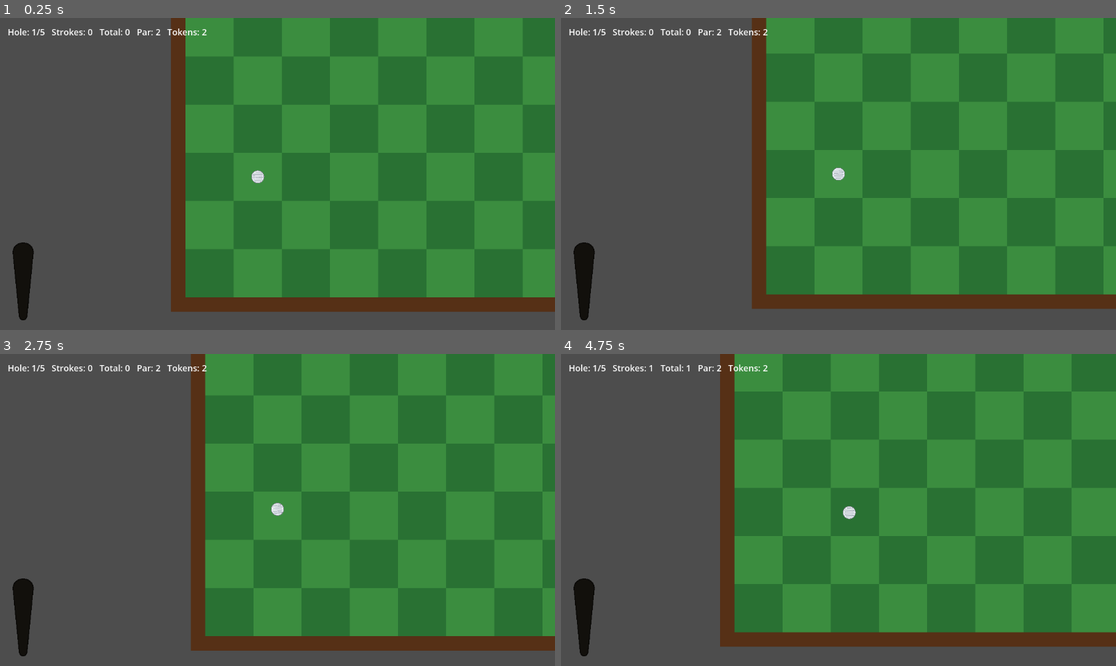
Above: before the commit, frames 1-4 (two rows, left to right).
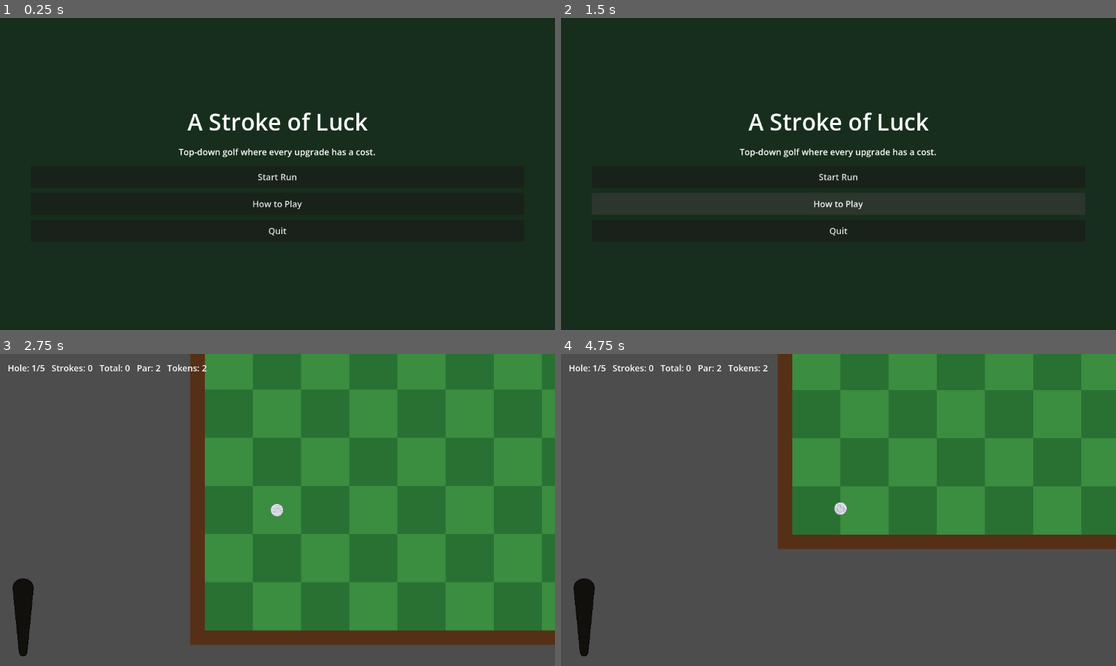
Above: after the commit, the same moments.

Repository: SirInfinite/a-stroke-of-luck
Game: Godot game, scene res://scenes/title_screen.tscn
The game is run twice, just before and just after one commit, with the same random seed, the same clock (stepped at 60 frames per second) and the same inputs. Before the commit the project starts from res://scenes/main.tscn.
Inputs (mouse positions are in pixels of both pictures, inside the frame that each line leads up to):
- Up to frame 1 (0.25 s): no input
- Up to frame 2 (1.5 s): click (838, 205) at 0.5 s, where only the run after the commit has a clickable "How to Play"; click (838, 155) at 1.25 s, where only the run after the commit has a clickable "How to Play"
- Up to frame 3 (2.75 s): click (277, 513) at 2 s, where only the run after the commit has a clickable "Start Run"
- Up to frame 4 (4.75 s): tap Enter at 2.75 s; drag from (838, 510) to (894, 441) at 2.77 s; drag from (727, 525) to (810, 572) at 3.52 s; move the mouse to (894, 441) at 4.27 s; press the mouse at (894, 441) at 4.28 s; hold Right (ui_right) from 4.28 s (still down); tap Space at 4.35 s

The runs differ from the first frame. In frame 1, 100% of the frame differs, in the area x 0-100%, y 0-100%; in frame 2, 100%; in frame 3, 8.2%; in frame 4, 60%.

Commit message:
Add title screen and visual polish
Add a title screen with menu, how-to-play panel, and game restart flow. Enhance visuals with camera shake on wall hits, ball squash animation on shots, water splash effects, and a hole completion banner. Add run summary screen showing total strokes, score to par, and cards purchased. Include AudioManager framework for sound effects.

Diff:
--- a/project.godot
+++ b/project.godot
@@ -11,7 +11,7 @@
 [application]
 
 config/name="A Stroke Of Luck"
-run/main_scene="res://scenes/main.tscn"
+run/main_scene="res://scenes/title_screen.tscn"
 config/features=PackedStringArray("4.6", "Forward Plus")
 config/icon="res://assets/icon.svg"
 
--- /dev/null
+++ b/scenes/title_screen.tscn
@@ -0,0 +1,12 @@
+[gd_scene load_steps=2 format=3]
+
+[ext_resource type="Script" path="res://scripts/title_screen.gd" id="1_kj1n5"]
+
+[node name="TitleScreen" type="Control"]
+layout_mode = 3
+anchors_preset = 15
+anchor_right = 1.0
+anchor_bottom = 1.0
+grow_horizontal = 2
+grow_vertical = 2
+script = ExtResource("1_kj1n5")
--- /dev/null
+++ b/scripts/audio_manager.gd
@@ -0,0 +1,50 @@
+class_name AudioManager
+extends Node
+
+# Place audio files in res://assets/audio/ with these names, or update SFX_PATHS.
+# Suggested formats: .wav for short low-latency effects, .ogg for compressed effects.
+const SFX_PATHS := {
+	"shot": "res://assets/audio/shot.wav",
+	"wall_hit": "res://assets/audio/wall_hit.wav",
+	"hole_sink": "res://assets/audio/hole_sink.wav",
+	"water_reset": "res://assets/audio/water_reset.wav",
+	"card_purchase": "res://assets/audio/card_purchase.wav",
+	"shop_open": "res://assets/audio/shop_open.wav",
+	"ui_click": "res://assets/audio/ui_click.wav"
+}
+
+var sfx_cache: Dictionary = {}
+
+
+func play_sfx(sfx_name: String) -> void:
+	var stream := _get_sfx_stream(sfx_name)
+	if not stream:
+		return
+
+	var player := AudioStreamPlayer.new()
+	player.stream = stream
+	player.finished.connect(player.queue_free)
+	add_child(player)
+	player.play()
+
+
+func _get_sfx_stream(sfx_name: String) -> AudioStream:
+	if sfx_cache.has(sfx_name):
+		return sfx_cache[sfx_name]
+
+	if not SFX_PATHS.has(sfx_name):
+		push_warning("Unknown sound effect: %s" % sfx_name)
+		return null
+
+	var path: String = SFX_PATHS[sfx_name]
+	if not ResourceLoader.exists(path):
+		push_warning("Missing sound effect file for %s at %s" % [sfx_name, path])
+		return null
+
+	var stream := load(path) as AudioStream
+	if not stream:
+		push_warning("Sound effect file is not an AudioStream: %s" % path)
+		return null
+
+	sfx_cache[sfx_name] = stream
+	return stream
--- a/scripts/golf_ball.gd
+++ b/scripts/golf_ball.gd
@@ -3,6 +3,7 @@
 signal shot_finished
 signal sink_animation_finished
 signal hazard_sink_finished
+signal wall_hit
 
 @export var max_impulse := 900.0
 @export var max_drag_distance := 180.0
@@ -42,9 +43,13 @@
 var impulse_multiplier := 1.0
 var drag_multiplier := 1.0
 var trajectory_dot_bonus := 0
+var ball_art_tween: Tween
 
 
 func _ready() -> void:
+	contact_monitor = true
+	max_contacts_reported = 4
+	body_entered.connect(_on_body_entered)
 	_create_ball_art()
 	keyboard_power = keyboard_starting_power
 	power_gradient = Gradient.new()
@@ -154,6 +159,7 @@
 	shot_in_progress = true
 	stopped_frames = 0
 	sleeping = false
+	_play_shot_pulse()
 	apply_central_impulse(impulse)
 
 
@@ -173,11 +179,27 @@
 	freeze = false
 	visible = true
 	scale = Vector2.ONE
+	ball_art.scale = Vector2.ONE
 	linear_velocity = Vector2.ZERO
 	angular_velocity = 0.0
 	position = new_position
 	collision_shape.set_deferred("disabled", false)
 	_hide_previews()
+
+
+func _on_body_entered(body: Node) -> void:
+	if body is StaticBody2D and body.name != "Green" and linear_velocity.length() > stopped_speed:
+		wall_hit.emit()
+
+
+func _play_shot_pulse() -> void:
+	if ball_art_tween:
+		ball_art_tween.kill()
+
+	ball_art.scale = Vector2.ONE
+	ball_art_tween = create_tween()
+	ball_art_tween.tween_property(ball_art, "scale", Vector2(1.18, 0.86), 0.06).set_trans(Tween.TRANS_QUAD).set_ease(Tween.EASE_OUT)
+	ball_art_tween.tween_property(ball_art, "scale", Vector2.ONE, 0.12).set_trans(Tween.TRANS_BACK).set_ease(Tween.EASE_OUT)
 
 
 func sink_to(hole_position: Vector2) -> void:
--- a/scripts/main.gd
+++ b/scripts/main.gd
@@ -10,6 +10,9 @@
 const SAND_DAMP := 12.0
 const SAND_ENTRY_SPEED_SCALE := 0.35
 const DIRECTION_PUSH_FORCE := 950.0
+const CAMERA_SHAKE_DURATION := 0.14
+const CAMERA_SHAKE_INTENSITY := 5.0
+const HOLE_COMPLETE_BANNER_DURATION := 0.9
 
 class PowerMeter:
 	extends Control
@@ -156,11 +159,14 @@
 var total_strokes := 0
 var tokens := STARTING_TOKENS
 var level_elapsed := 0.0
+var run_elapsed := 0.0
 var ball: RigidBody2D
 var camera: Camera2D
 var level_builder
 var level_root: Node2D
 var normal_ball_linear_damp := 0.0
+var camera_shake_time := 0.0
+var camera_shake_intensity := 0.0
 var active_sand_tiles := 0
 var active_direction_pushes: Array[Vector2] = []
 var hazard_resetting := false
@@ -178,6 +184,9 @@
 var debug_visible := false
 var power_meter: PowerMeter
 var loading_next_level := false
+var hole_complete_banner: Control
+var run_summary_overlay: Control
+var run_summary_label: Label
 var shop_manager
 var impulse_modifier := 1.0
 var drag_modifier := 1.0
@@ -197,7 +206,9 @@
 func _process(delta: float) -> void:
 	if not loading_next_level:
 		level_elapsed += delta
+		run_elapsed += delta
 	_center_camera_on_ball()
+	_update_camera_shake(delta)
 	_update_status()
 
 
@@ -210,7 +221,7 @@
 
 
 func _input(event: InputEvent) -> void:
-	if event.is_action_pressed("reset_level"):
+	if event.is_action_pressed("reset_level") and not (run_summary_overlay and run_summary_overlay.visible):
 		_reset_current_level()
 	if event.is_action_pressed("toggle_debug"):
 		_toggle_debug_hud()
@@ -225,6 +236,7 @@
 
 	ball = BALL_SCENE.instantiate()
 	ball.shot_finished.connect(_on_ball_shot_finished)
+	ball.wall_hit.connect(_on_ball_wall_hit)
 	add_child(ball)
 	normal_ball_linear_damp = ball.linear_damp
 
@@ -269,6 +281,9 @@
 	power_meter.offset_bottom = -16.0
 	canvas_layer.add_child(power_meter)
 
+	_create_hole_complete_banner(canvas_layer)
+	_create_run_summary_overlay(canvas_layer)
+
 	shop_manager = ShopManagerScript.new()
 	shop_manager.card_bought.connect(_on_shop_card_bought)
 	add_child(shop_manager)
@@ -304,9 +319,13 @@
 		ball.sink_to(level_builder.level_point(level, "hole", "hole_cell"))
 		tokens += _token_reward_for_score(strokes + 1, level.par)
 		await ball.sink_animation_finished
-		_show_shop(level_index + 1)
-		await shop_manager.continued
-		_load_level(level_index + 1)
+		await _show_hole_complete_banner()
+		if level_index == levels.size() - 1:
+			_show_run_summary()
+		else:
+			_show_shop(level_index + 1)
+			await shop_manager.continued
+			_load_level(level_index + 1)
 
 
 func _on_sand_body_entered(body: Node2D) -> void:
@@ -335,6 +354,7 @@
 	active_sand_tiles = 0
 	active_direction_pushes.clear()
 	ball.linear_damp = normal_ball_linear_damp
+	_create_splash_effect(water_position)
 	ball.sink_for_reset(water_position)
 	await ball.hazard_sink_finished
 	var level: Dictionary = levels[level_index]
@@ -360,6 +380,11 @@
 	strokes += 1
 	total_strokes += 1
 	_update_status()
+
+
+func _on_ball_wall_hit() -> void:
+	camera_shake_time = CAMERA_SHAKE_DURATION
+	camera_shake_intensity = CAMERA_SHAKE_INTENSITY
 
 
 func _reset_current_level() -> void:
@@ -377,6 +402,22 @@
 	hazard_resetting = false
 	if ball:
 		ball.linear_damp = normal_ball_linear_damp
+
+
+func _update_camera_shake(delta: float) -> void:
+	if not camera:
+		return
+
+	if camera_shake_time <= 0.0:
+		camera.offset = Vector2.ZERO
+		return
+
+	camera_shake_time = maxf(camera_shake_time - delta, 0.0)
+	var fade := camera_shake_time / CAMERA_SHAKE_DURATION
+	camera.offset = Vector2(
+		randf_range(-camera_shake_intensity, camera_shake_intensity),
+		randf_range(-camera_shake_intensity, camera_shake_intensity)
+	) * fade
 
 
 func _update_status() -> void:
@@ -441,6 +482,152 @@
 	return reward + reward_bonus
 
 
+func _create_hole_complete_banner(parent: CanvasLayer) -> void:
+	hole_complete_banner = PanelContainer.new()
+	hole_complete_banner.visible = false
+	hole_complete_banner.mouse_filter = Control.MOUSE_FILTER_IGNORE
+	hole_complete_banner.set_anchors_preset(Control.PRESET_TOP_WIDE)
+	hole_complete_banner.offset_left = 220.0
+	hole_complete_banner.offset_top = 42.0
+	hole_complete_banner.offset_right = -220.0
+	hole_complete_banner.offset_bottom = 106.0
+	parent.add_child(hole_complete_banner)
+
+	var label := Label.new()
+	label.text = "Hole Complete"
+	label.horizontal_alignment = HORIZONTAL_ALIGNMENT_CENTER
+	label.vertical_alignment = VERTICAL_ALIGNMENT_CENTER
+	label.add_theme_font_size_override("font_size", 30)
+	hole_complete_banner.add_child(label)
+
+
+func _show_hole_complete_banner() -> void:
+	hole_complete_banner.visible = true
+	hole_complete_banner.modulate = Color(1.0, 1.0, 1.0, 0.0)
+	hole_complete_banner.scale = Vector2(0.92, 0.92)
+
+	var tween := create_tween()
+	tween.tween_property(hole_complete_banner, "modulate:a", 1.0, 0.12).set_trans(Tween.TRANS_QUAD).set_ease(Tween.EASE_OUT)
+	tween.parallel().tween_property(hole_complete_banner, "scale", Vector2.ONE, 0.18).set_trans(Tween.TRANS_BACK).set_ease(Tween.EASE_OUT)
+	tween.tween_interval(HOLE_COMPLETE_BANNER_DURATION)
+	tween.tween_property(hole_complete_banner, "modulate:a", 0.0, 0.16).set_trans(Tween.TRANS_QUAD).set_ease(Tween.EASE_IN)
+	await tween.finished
+	hole_complete_banner.visible = false
+
+
+func _create_splash_effect(pos: Vector2) -> void:
+	var splash := Node2D.new()
+	splash.position = pos
+	splash.z_index = 4
+	level_root.add_child(splash)
+
+	var ring := Line2D.new()
+	ring.width = 3.0
+	ring.default_color = Color(0.75, 0.95, 1.0, 0.95)
+	ring.closed = true
+	ring.points = _ellipse_points(Vector2(18.0, 10.0), 28)
+	splash.add_child(ring)
+
+	for i in range(8):
+		var angle := TAU * float(i) / 8.0
+		var direction := Vector2(cos(angle), sin(angle))
+		var droplet := Line2D.new()
+		droplet.width = 2.0
+		droplet.default_color = Color(0.65, 0.9, 1.0, 0.85)
+		droplet.points = PackedVector2Array([direction * 10.0, direction * 22.0])
+		splash.add_child(droplet)
+
+	var tween := create_tween()
+	tween.set_parallel(true)
+	tween.tween_property(splash, "scale", Vector2(1.8, 1.8), 0.35).set_trans(Tween.TRANS_QUAD).set_ease(Tween.EASE_OUT)
+	tween.tween_property(splash, "modulate:a", 0.0, 0.35).set_trans(Tween.TRANS_QUAD).set_ease(Tween.EASE_IN)
+	tween.chain().tween_callback(splash.queue_free)
+
+
+func _ellipse_points(radii: Vector2, segments: int) -> PackedVector2Array:
+	var points := PackedVector2Array()
+	for i in range(segments):
+		var angle := TAU * float(i) / float(segments)
+		points.append(Vector2(cos(angle) * radii.x, sin(angle) * radii.y))
+	return points
+
+
+func _create_run_summary_overlay(parent: CanvasLayer) -> void:
+	run_summary_overlay = PanelContainer.new()
+	run_summary_overlay.visible = false
+	run_summary_overlay.mouse_filter = Control.MOUSE_FILTER_STOP
+	run_summary_overlay.set_anchors_preset(Control.PRESET_FULL_RECT)
+	parent.add_child(run_summary_overlay)
+
+	var margin := MarginContainer.new()
+	margin.add_theme_constant_override("margin_left", 64)
+	margin.add_theme_constant_override("margin_top", 48)
+	margin.add_theme_constant_override("margin_right", 64)
+	margin.add_theme_constant_override("margin_bottom", 48)
+	run_summary_overlay.add_child(margin)
+
+	var layout := VBoxContainer.new()
+	layout.alignment = BoxContainer.ALIGNMENT_CENTER
+	layout.add_theme_constant_override("separation", 16)
+	margin.add_child(layout)
+
+	var title := Label.new()
+	title.text = "Run Complete"
+	title.horizontal_alignment = HORIZONTAL_ALIGNMENT_CENTER
+	title.add_theme_font_size_override("font_size", 36)
+	layout.add_child(title)
+
+	run_summary_label = Label.new()
+	run_summary_label.horizontal_alignment = HORIZONTAL_ALIGNMENT_CENTER
+	run_summary_label.add_theme_font_size_override("font_size", 20)
+	layout.add_child(run_summary_label)
+
+	var restart_button := Button.new()
+	restart_button.text = "Restart Run"
+	restart_button.custom_minimum_size = Vector2(260, 46)
+	restart_button.pressed.connect(_on_restart_run_pressed)
+	layout.add_child(restart_button)
+
+
+func _show_run_summary() -> void:
+	var total_par := _total_par()
+	var score_to_par := total_strokes - total_par
+	run_summary_label.text = "Total Strokes: %d\nTotal Par: %d\nScore: %s\nCards Bought: %s\nTime: %s" % [
+		total_strokes,
+		total_par,
+		_format_score_to_par(score_to_par),
+		_cards_bought_summary(),
+		_format_time(run_elapsed)
+	]
+	run_summary_overlay.visible = true
+	_update_status()
+
+
+func _total_par() -> int:
+	var total := 0
+	for level in levels:
+		total += int(level.par)
+	return total
+
+
+func _format_score_to_par(score_to_par: int) -> String:
+	if score_to_par == 0:
+		return "Even par"
+	if score_to_par > 0:
+		return "+%d over par" % score_to_par
+	return "%d under par" % absi(score_to_par)
+
+
+func _cards_bought_summary() -> String:
+	if owned_cards.is_empty():
+		return "None"
+	return ", ".join(owned_cards)
+
+
+func _on_restart_run_pressed() -> void:
+	get_tree().change_scene_to_file("res://scenes/main.tscn")
+
+
 func _show_shop(next_level_index: int) -> void:
 	shop_manager.show_shop(next_level_index, tokens, levels.size())
 	_update_status()
--- /dev/null
+++ b/scripts/title_screen.gd
@@ -0,0 +1,110 @@
+extends Control
+
+const GAME_SCENE := "res://scenes/main.tscn"
+
+var how_to_play_panel: PanelContainer
+
+
+func _ready() -> void:
+	_create_background()
+	_create_menu()
+
+
+func _create_background() -> void:
+	var background := ColorRect.new()
+	background.color = Color(0.09, 0.18, 0.11)
+	background.set_anchors_preset(Control.PRESET_FULL_RECT)
+	add_child(background)
+
+
+func _create_menu() -> void:
+	var root_margin := MarginContainer.new()
+	root_margin.set_anchors_preset(Control.PRESET_FULL_RECT)
+	root_margin.add_theme_constant_override("margin_left", 64)
+	root_margin.add_theme_constant_override("margin_top", 48)
+	root_margin.add_theme_constant_override("margin_right", 64)
+	root_margin.add_theme_constant_override("margin_bottom", 48)
+	add_child(root_margin)
+
+	var layout := VBoxContainer.new()
+	layout.alignment = BoxContainer.ALIGNMENT_CENTER
+	layout.add_theme_constant_override("separation", 16)
+	root_margin.add_child(layout)
+
+	var title := Label.new()
+	title.text = "A Stroke of Luck"
+	title.horizontal_alignment = HORIZONTAL_ALIGNMENT_CENTER
+	title.add_theme_font_size_override("font_size", 48)
+	layout.add_child(title)
+
+	var subtitle := Label.new()
+	subtitle.text = "Top-down golf where every upgrade has a cost."
+	subtitle.horizontal_alignment = HORIZONTAL_ALIGNMENT_CENTER
+	subtitle.add_theme_font_size_override("font_size", 18)
+	layout.add_child(subtitle)
+
+	var button_column := VBoxContainer.new()
+	button_column.custom_minimum_size = Vector2(260, 0)
+	button_column.add_theme_constant_override("separation", 10)
+	layout.add_child(button_column)
+
+	var start_button := _create_menu_button("Start Run")
+	start_button.pressed.connect(_on_start_run_pressed)
+	button_column.add_child(start_button)
+
+	var how_to_play_button := _create_menu_button("How to Play")
+	how_to_play_button.pressed.connect(_on_how_to_play_pressed)
+	button_column.add_child(how_to_play_button)
+
+	var quit_button := _create_menu_button("Quit")
+	quit_button.pressed.connect(_on_quit_pressed)
+	button_column.add_child(quit_button)
+
+	how_to_play_panel = _create_how_to_play_panel()
+	how_to_play_panel.visible = false
+	layout.add_child(how_to_play_panel)
+
+
+func _create_menu_button(text: String) -> Button:
+	var button := Button.new()
+	button.text = text
+	button.custom_minimum_size = Vector2(260, 46)
+	button.add_theme_font_size_override("font_size", 18)
+	return button
+
+
+func _create_how_to_play_panel() -> PanelContainer:
+	var panel := PanelContainer.new()
+	panel.custom_minimum_size = Vector2(560, 0)
+
+	var margin := MarginContainer.new()
+	margin.add_theme_constant_override("margin_left", 18)
+	margin.add_theme_constant_override("margin_top", 14)
+	margin.add_theme_constant_override("margin_right", 18)
+	margin.add_theme_constant_override("margin_bottom", 14)
+	panel.add_child(margin)
+
+	var text := Label.new()
+	text.autowrap_mode = TextServer.AUTOWRAP_WORD_SMART
+	text.add_theme_font_size_override("font_size", 16)
+	text.text = "Mouse aim: click the stopped ball, drag away from it, and release to shoot.\n" \
+		+ "Keyboard aim: use left/right to turn, up/down to set power, then Space or Enter to shoot.\n" \
+		+ "Strokes count when the ball finishes moving. Total strokes carry across holes.\n" \
+		+ "Tokens are earned after sinking the ball based on score versus par.\n" \
+		+ "Shop cards can be bought between holes. Each card gives an upgrade and a downside.\n" \
+		+ "Hazards change the shot: sand slows the ball, water resets it, and direction pads push it."
+	margin.add_child(text)
+
+	return panel
+
+
+func _on_start_run_pressed() -> void:
+	get_tree().change_scene_to_file(GAME_SCENE)
+
+
+func _on_how_to_play_pressed() -> void:
+	how_to_play_panel.visible = not how_to_play_panel.visible
+
+
+func _on_quit_pressed() -> void:
+	get_tree().quit()
Not shown, added: scripts/title_screen.gd.uid
